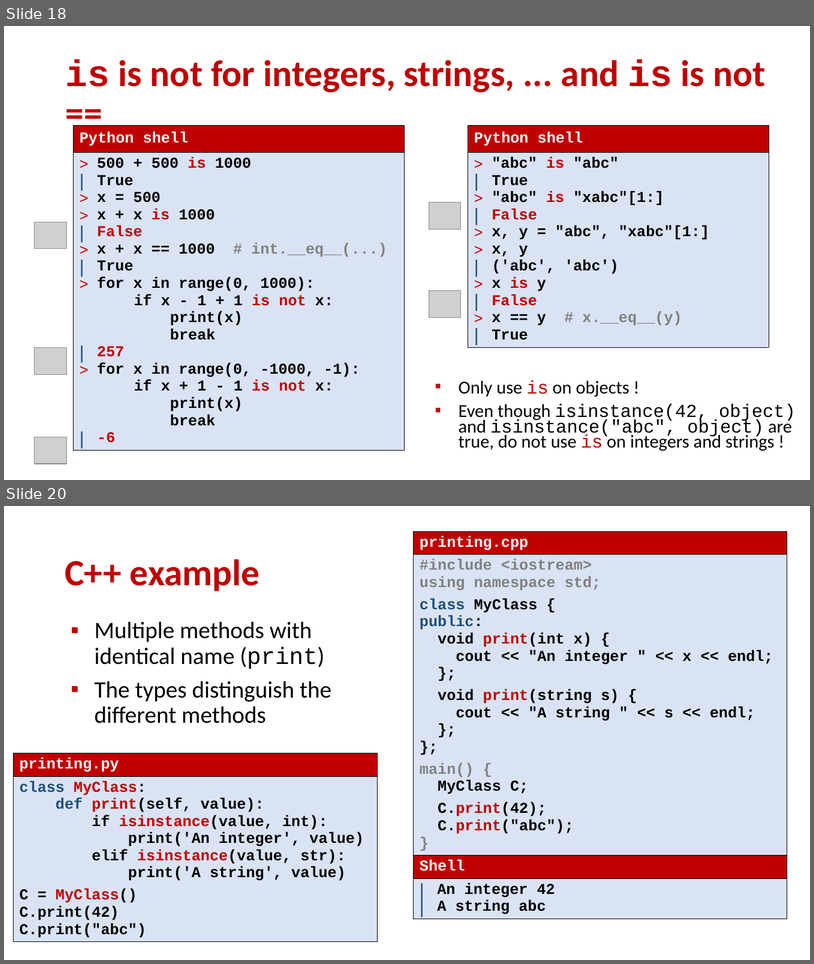
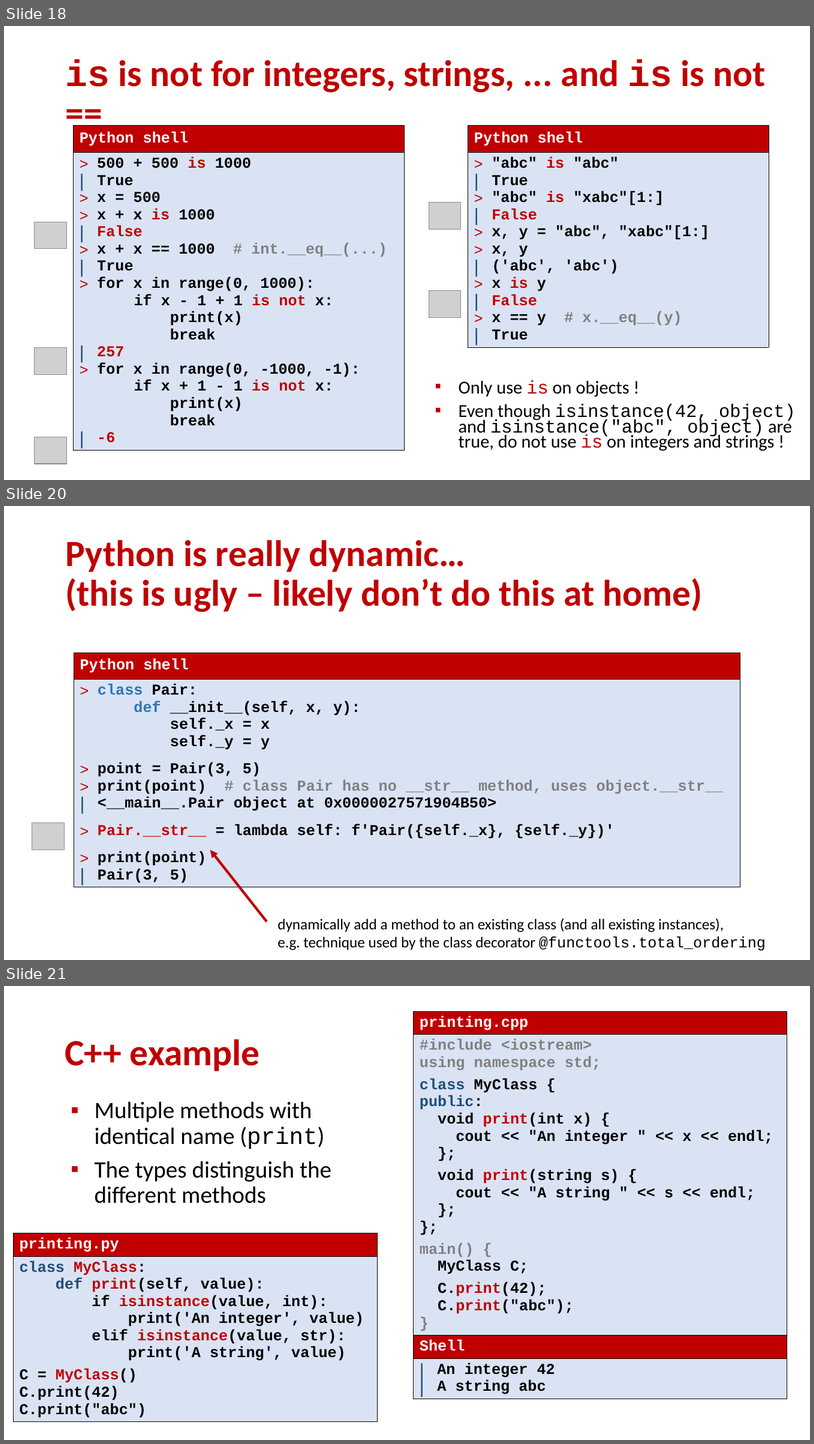
Before and after one commit to gsbrodal/gsbrodal.github.io, a slide deck: ipsa/slides/hierarchies.pptx. Shown one above the other, each under a label of ours: slides 18 and 20 before the commit, slides 18, 20 and 21 after it; the slides between them are not shown. The pictures are 814x964 and 814x1444 pixels, drawn with LibreOffice and Linux fonts; fonts in the diff are those of the drawing; grey boxes stand for pictures. Boxes give left, top, right and bottom in pixels: in the first picture for what was removed or moved away, otherwise in the second. Text is boxed around its words. In the diff, an @@ line names an element or a change of style, - is before the commit and + after.

Commit message:
class __str__

```diff
--- a/ipsa/slides/hierarchies.pptx
+++ b/ipsa/slides/hierarchies.pptx
@@ slide 20 added at bbox=[4, 506, 810, 960], background #FFFFFF @@
@@ title added at bbox=[65, 540, 702, 612], 44 pt, text #C00000, bold @@
+Python is really dynamic…
+(this is ugly – likely don’t do this at home)
@@ table added at bbox=[74, 652, 741, 897], 2 rows, 1 columns @@
+Python shell
+class Pair: def __init__(self, x, y): self._x = x self._y = y / point = Pair(3, 5) / print(point) # class Pair has no __str__ method, uses object.__str__ / <__main__.Pair object at 0x0000027571904B50> / Pair.__str__ = lambda self: f'Pair({self._x}, {self._y})' / print(point) / Pair(3, 5)
@@ picture added at bbox=[32, 823, 65, 850] @@
@@ arrow added from (267, 922) to (210, 850), #C00000 3 pt @@
@@ text added at bbox=[278, 918, 766, 951], 18 pt, text #000000 @@
+dynamically add a method to an existing class (and all existing instances),
+e.g. technique used by the class decorator @functools.total_ordering
@@ what was slide 20 is now slide 21 @@
```
Also in this commit, not shown: 1 slide changed, 2 other files.
